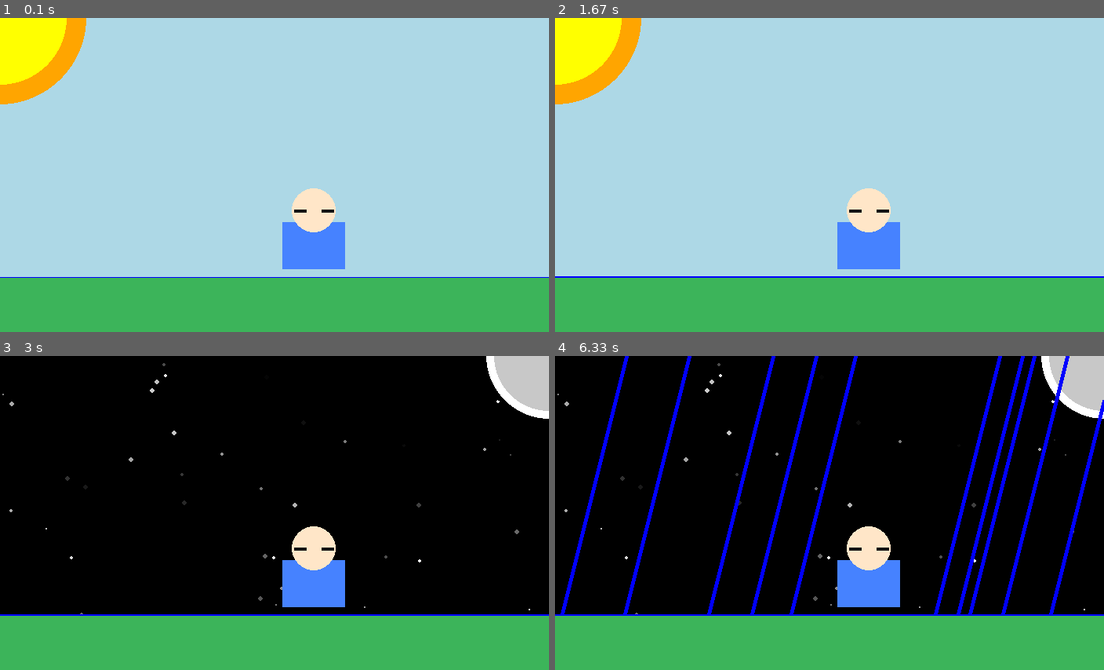
Above: before the commit, frames 1-4 (two rows, left to right).
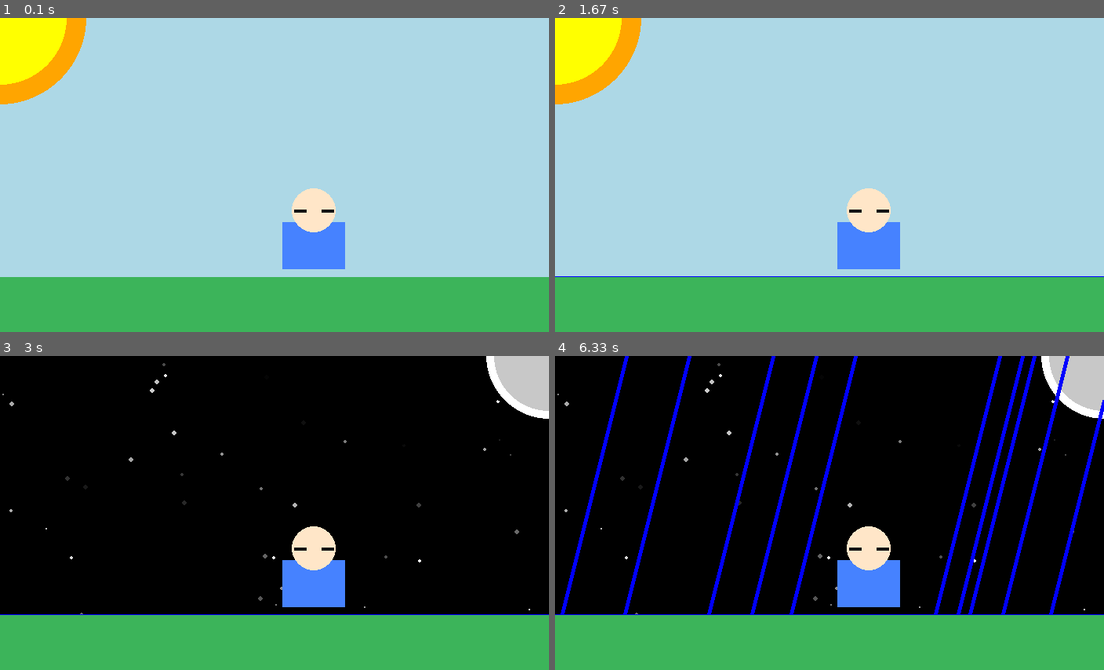
Above: after the commit, the same moments.

Repository: JoaFL/aula-python-pygame
Game: pygame game, started from agosto/04.py
Same seed, same stepped clock (60 frames per second), same inputs: the game is played once before the commit and once after it.
Inputs:
- Up to frame 1 (0.1 s): no input
- Up to frame 2 (1.67 s): tap Space at 0.33, 1 s; tap C at 0.67, 1.33 s
- Up to frame 3 (3 s): tap Space at 2.67 s
- Up to frame 4 (6.33 s): tap C at 6.3 s

The runs differ from the first frame. In frame 1, 0.2% of the frame differs, in the area x 0-100%, y 82-83%; in frame 2, 0.2%; in frame 3, 0.2%; in frame 4, 0.2%.

Commit message:
update 05.py

Diff:
--- a/agosto/04.py
+++ b/agosto/04.py
@@ -40,7 +40,6 @@
             if evento.key == pygame.K_c:
                 chuva = not chuva
 
-
     if sol:
         pygame.draw.circle(tela, (255, 255, 0), (0, 0), 100)
         pygame.draw.circle(tela, (255, 165, 0), (0, 0), 110, 25)
@@ -62,15 +61,16 @@
             agua -= 0.001
             pygame.draw.line(tela, (0, 0, 255), (pos + curva, 0), (pos - curva, 400), 5)
 
+
+    pontos = [(0, 330), (SW, 330), (SW, agua), (0, agua)]
+    pygame.draw.polygon(tela, (0, 0, 255), pontos, 0)
+
     pygame.draw.rect(tela, (60, 180, 90), (0, 330, 800, 120))
     pygame.draw.rect(tela, (70, 130, 255), (360, 260, 80, 60))
     pygame.draw.circle(tela, (255, 230, 200), (400, 245), 28)
     pygame.draw.line(tela, (20, 20, 20), (375, 245), (390, 245), 4)
     pygame.draw.line(tela, (20, 20, 20), (410, 245), (425, 245), 4)
 
-    pontos = [(0, 330), (SW, 330), (SW, agua), (0, agua)]
-    pygame.draw.polygon(tela, (0, 0, 255), pontos, 0)
-
     agua += 0.001
 
     pygame.display.flip()
--- a/agosto/05.py
+++ b/agosto/05.py
@@ -54,8 +54,24 @@
 
     tela.fill((25, 25, 40))
 
-    pygame.draw.rect(tela, quadrado["cor"], (quadrado["x"], quadrado["y"], quadrado["tamanho"], quadrado["tamanho"]))
-    pygame.draw.circle(tela, circulo["cor"], (circulo["x"], circulo["y"]), circulo["tamanho"])
+    pygame.draw.rect(
+        tela,
+        quadrado["cor"],
+        (
+            quadrado["x"],
+            quadrado["y"],
+            quadrado["tamanho"],
+            quadrado["tamanho"]
+        )
+    )
+    pygame.draw.circle(
+        tela,
+        circulo["cor"],
+        (
+            circulo["x"],
+            circulo["y"]),
+            circulo["tamanho"]
+        )
 
     pygame.display.flip()
 
